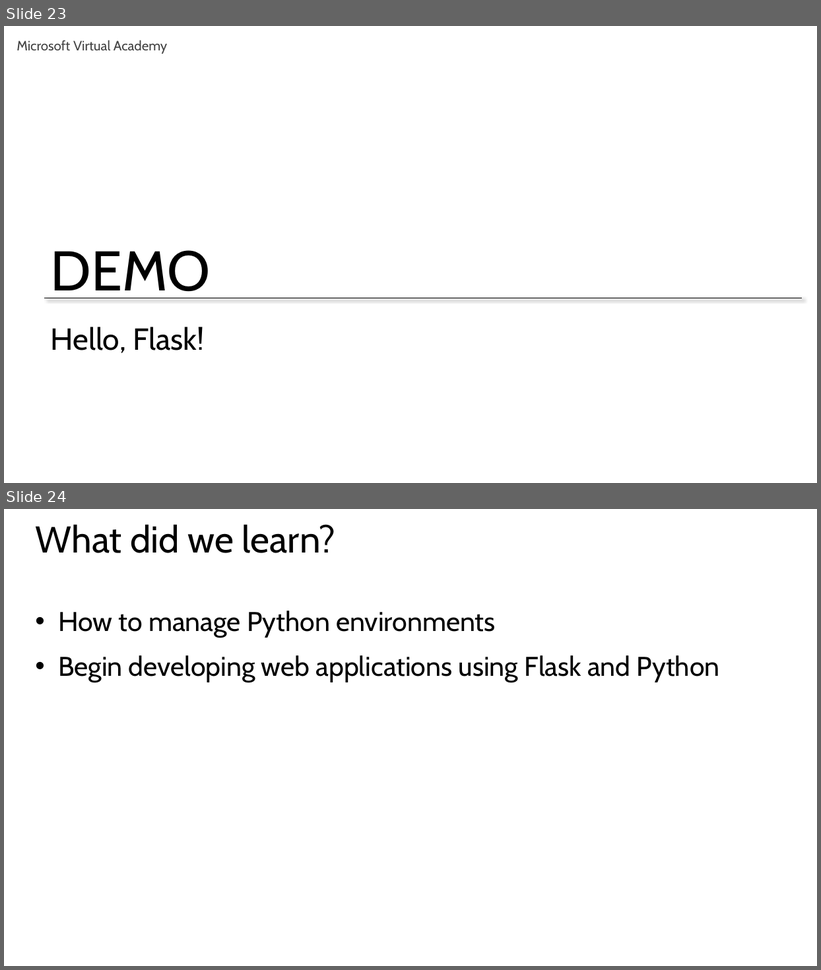
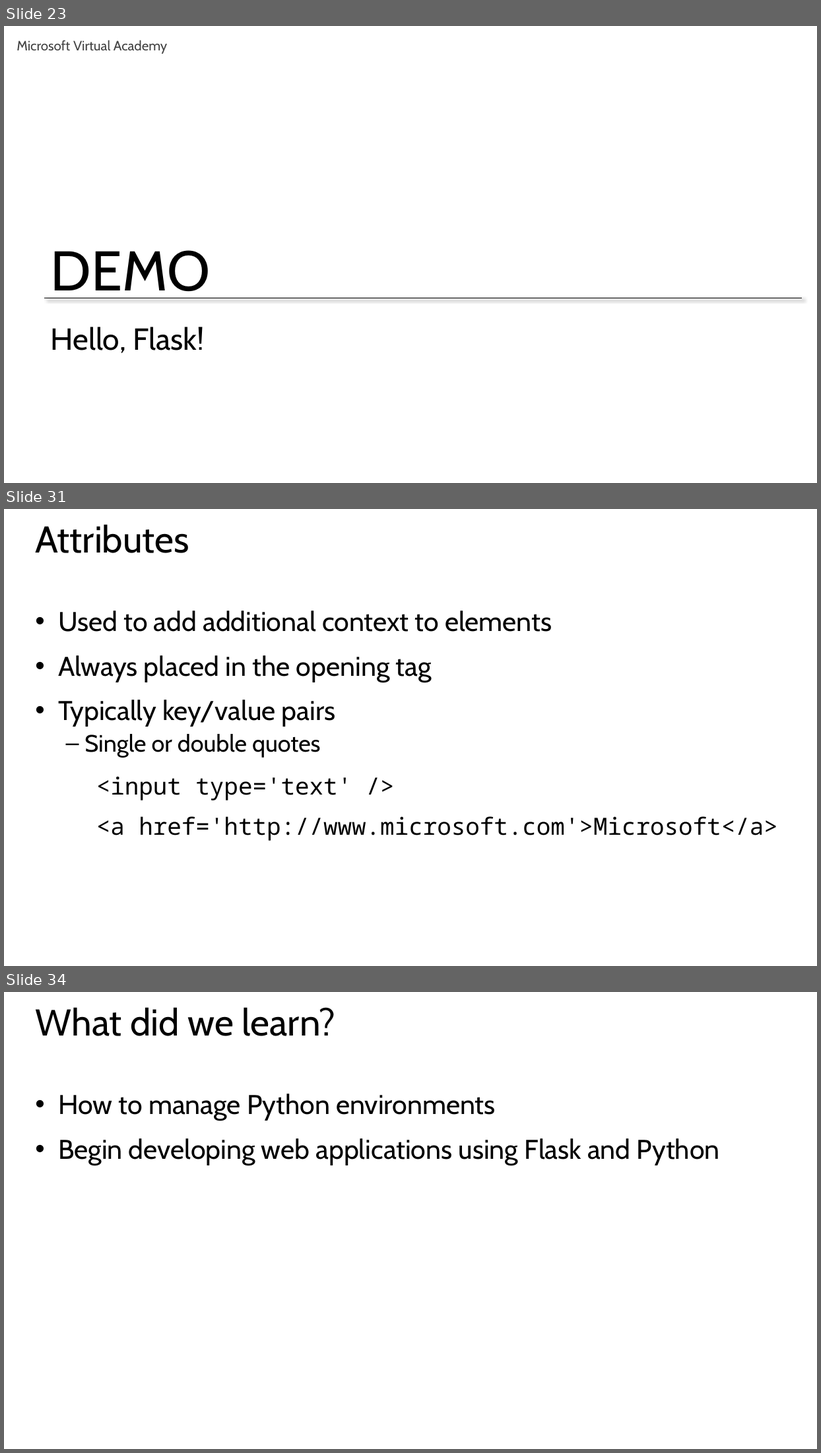
Before and after one commit to GeekTrainer/Flask, a slide deck: Slides/Module 1 - Introduction to Flask.pptx. Shown one above the other, each under a label of ours: slides 23 and 24 before the commit, slides 23, 31 and 34 after it; the slides between them are not shown. The pictures are 821x970 and 821x1453 pixels, drawn with LibreOffice and Linux fonts; fonts in the diff are those of the drawing. Boxes give left, top, right and bottom in pixels: in the first picture for what was removed or moved away, otherwise in the second. Text is boxed around its words. In the diff, an @@ line names an element or a change of style, - is before the commit and + after.

```diff
--- a/Slides/Module 1 - Introduction to Flask.pptx
+++ b/Slides/Module 1 - Introduction to Flask.pptx
@@ slide 31 added at box(4, 509, 817, 966), background #FFFFFF @@
@@ title added at box(36, 524, 189, 553), 44 pt, text #000000 @@
+Attributes
@@ text added at box(58, 611, 778, 841), 32 pt, text #000000 @@
+• Used to add additional context to elements
+• Always placed in the opening tag
+• Typically key/value pairs
+  – Single or double quotes
+<input type='text' />
+<a href='http://www.microsoft.com'>Microsoft</a>
@@ what was slide 24 is now slide 34 @@
```
Also in this commit, not shown: 1 slide changed, 9 other slides added, 1 other file.
